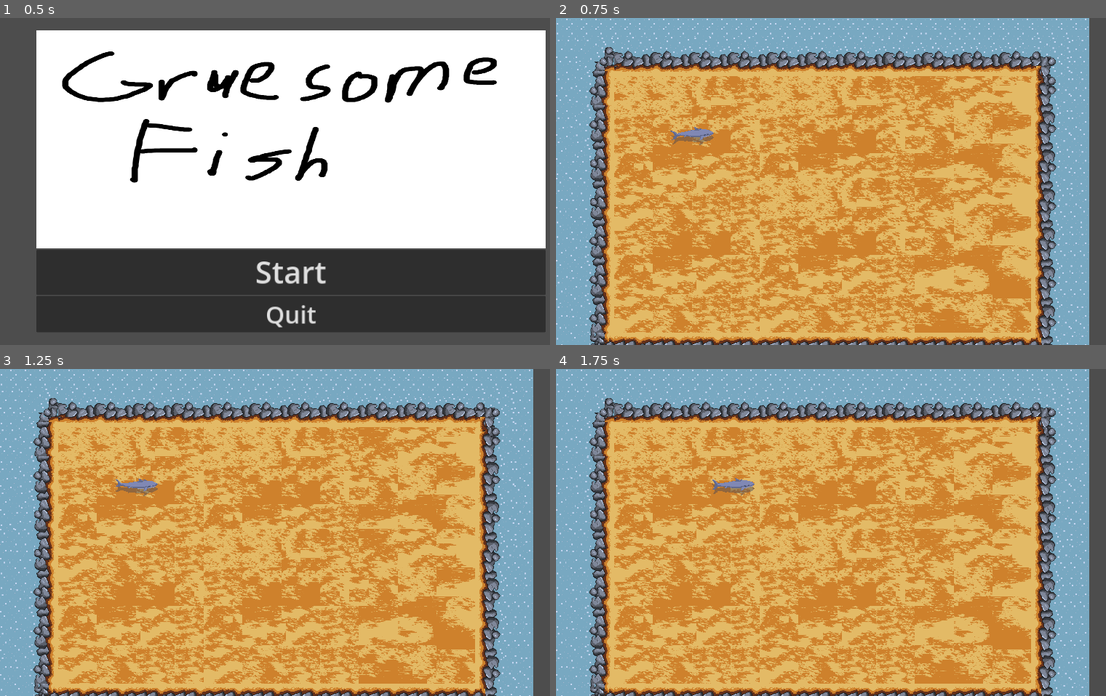
Above: before the commit, frames 1-4 (two rows, left to right).
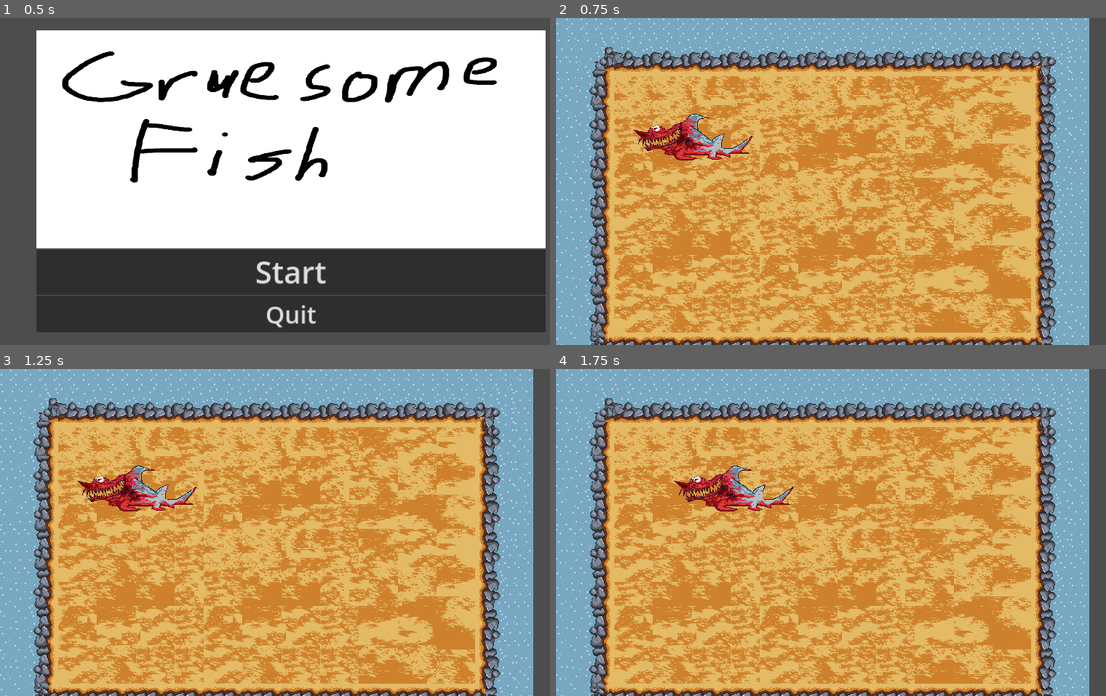
Above: after the commit, the same moments.

Repository: DylanRothbauer/GruesomeFish
Game: Godot game, scene res://Scenes/start_screen.tscn
The game is run twice, just before and just after one commit, with the same random seed, the same clock (stepped at 60 frames per second) and the same inputs.
Inputs:
- Up to frame 1 (0.5 s): no input
- Up to frame 2 (0.75 s): click "Start" at 0.5 s
- Up to frame 3 (1.25 s): no input
- Up to frame 4 (1.75 s): tap Enter (ui_accept) at 1.25, 1.52 s; hold Right (right) from 1.28 s (still down)

Frame 1 is identical in both runs. In frame 2, 1.3% of the frame differs, in the area x 14-36%, y 29-44%; in frame 3, 1.3%; in frame 4, 1.3%.

Commit message:
Added wet shark

Diff:
--- a/Scenes/shark.tscn
+++ b/Scenes/shark.tscn
@@ -1,58 +1,92 @@
-[gd_scene load_steps=9 format=3 uid="uid://bljx6gjtah5uo"]
+[gd_scene load_steps=14 format=3 uid="uid://bljx6gjtah5uo"]
 
 [ext_resource type="Script" path="res://Scripts/shark.gd" id="1_7qyln"]
-[ext_resource type="Texture2D" uid="uid://cgeg37o7u6xyu" path="res://Art Assets/Placeholders/sharkPlaceholder.png" id="1_fih5m"]
+[ext_resource type="Texture2D" uid="uid://dj2rewex5sgth" path="res://Art Assets/Matthias/Shark-Wet_Idle_v03_VanHornMatthias.png" id="2_qaa8y"]
+[ext_resource type="Texture2D" uid="uid://dbjx7lcka4ca7" path="res://Art Assets/Matthias/Shark-Wet_Movement_v01_VanHornMatthias.png" id="3_eoat1"]
 
-[sub_resource type="AtlasTexture" id="AtlasTexture_0u8yo"]
-atlas = ExtResource("1_fih5m")
-region = Rect2(0, 282, 148, 141)
+[sub_resource type="AtlasTexture" id="AtlasTexture_t3yxn"]
+atlas = ExtResource("2_qaa8y")
+region = Rect2(0, 0, 393, 157)
 
-[sub_resource type="AtlasTexture" id="AtlasTexture_dtt0o"]
-atlas = ExtResource("1_fih5m")
-region = Rect2(148, 282, 148, 141)
+[sub_resource type="AtlasTexture" id="AtlasTexture_l11fr"]
+atlas = ExtResource("2_qaa8y")
+region = Rect2(394, 0, 393, 157)
 
-[sub_resource type="AtlasTexture" id="AtlasTexture_6j8dt"]
-atlas = ExtResource("1_fih5m")
-region = Rect2(296, 282, 148, 141)
+[sub_resource type="AtlasTexture" id="AtlasTexture_23adl"]
+atlas = ExtResource("2_qaa8y")
+region = Rect2(0, 157, 393, 157)
 
-[sub_resource type="AtlasTexture" id="AtlasTexture_bo0xt"]
-atlas = ExtResource("1_fih5m")
-region = Rect2(444, 282, 148, 141)
+[sub_resource type="AtlasTexture" id="AtlasTexture_bwxfj"]
+atlas = ExtResource("2_qaa8y")
+region = Rect2(394, 157, 393, 157)
 
-[sub_resource type="SpriteFrames" id="SpriteFrames_w3tr7"]
+[sub_resource type="AtlasTexture" id="AtlasTexture_fh3od"]
+atlas = ExtResource("3_eoat1")
+region = Rect2(0, 0, 404, 157)
+
+[sub_resource type="AtlasTexture" id="AtlasTexture_g4iwf"]
+atlas = ExtResource("3_eoat1")
+region = Rect2(404, 0, 404, 157)
+
+[sub_resource type="AtlasTexture" id="AtlasTexture_h3ote"]
+atlas = ExtResource("3_eoat1")
+region = Rect2(0, 157, 404, 157)
+
+[sub_resource type="AtlasTexture" id="AtlasTexture_1hvid"]
+atlas = ExtResource("3_eoat1")
+region = Rect2(404, 157, 404, 157)
+
+[sub_resource type="SpriteFrames" id="SpriteFrames_dkv7a"]
 animations = [{
 "frames": [{
 "duration": 1.0,
-"texture": SubResource("AtlasTexture_0u8yo")
+"texture": SubResource("AtlasTexture_t3yxn")
 }, {
 "duration": 1.0,
-"texture": SubResource("AtlasTexture_dtt0o")
+"texture": SubResource("AtlasTexture_l11fr")
 }, {
 "duration": 1.0,
-"texture": SubResource("AtlasTexture_6j8dt")
+"texture": SubResource("AtlasTexture_23adl")
 }, {
 "duration": 1.0,
-"texture": SubResource("AtlasTexture_bo0xt")
+"texture": SubResource("AtlasTexture_bwxfj")
 }],
 "loop": true,
 "name": &"default",
 "speed": 5.0
+}, {
+"frames": [{
+"duration": 1.0,
+"texture": SubResource("AtlasTexture_fh3od")
+}, {
+"duration": 1.0,
+"texture": SubResource("AtlasTexture_g4iwf")
+}, {
+"duration": 1.0,
+"texture": SubResource("AtlasTexture_h3ote")
+}, {
+"duration": 1.0,
+"texture": SubResource("AtlasTexture_1hvid")
+}],
+"loop": true,
+"name": &"moving",
+"speed": 5.0
 }]
 
 [sub_resource type="RectangleShape2D" id="RectangleShape2D_6irrw"]
-size = Vector2(136, 30)
+size = Vector2(317, 73)
 
 [node name="Shark" type="CharacterBody2D"]
 script = ExtResource("1_7qyln")
 
 [node name="AnimatedSprite2D" type="AnimatedSprite2D" parent="."]
 texture_filter = 1
-position = Vector2(0, 0.25)
+position = Vector2(0, 6)
 scale = Vector2(1, 1.00355)
-sprite_frames = SubResource("SpriteFrames_w3tr7")
+sprite_frames = SubResource("SpriteFrames_dkv7a")
 autoplay = "default"
-frame_progress = 0.259141
+frame_progress = 0.737132
 
 [node name="CollisionShape2D" type="CollisionShape2D" parent="."]
-position = Vector2(-2, -5)
+position = Vector2(-24.5, 23.5)
 shape = SubResource("RectangleShape2D_6irrw")
--- a/project.godot
+++ b/project.godot
@@ -24,6 +24,12 @@
 [dotnet]
 
 project/assembly_name="gruesome-fish"
+
+[file_customization]
+
+folder_colors={
+"res://Art Assets/Matthias/": "orange"
+}
 
 [input]
 
Binary file added: Art Assets/Matthias/Shark-Wet_Idle_v03_VanHornMatthias.png
Not shown, added: Art Assets/Matthias/Shark-Wet_Idle_v03_VanHornMatthias.png.import
Binary file added: Art Assets/Matthias/Shark-Wet_Movement_v01_VanHornMatthias.png
Not shown, added: Art Assets/Matthias/Shark-Wet_Movement_v01_VanHornMatthias.png.import
